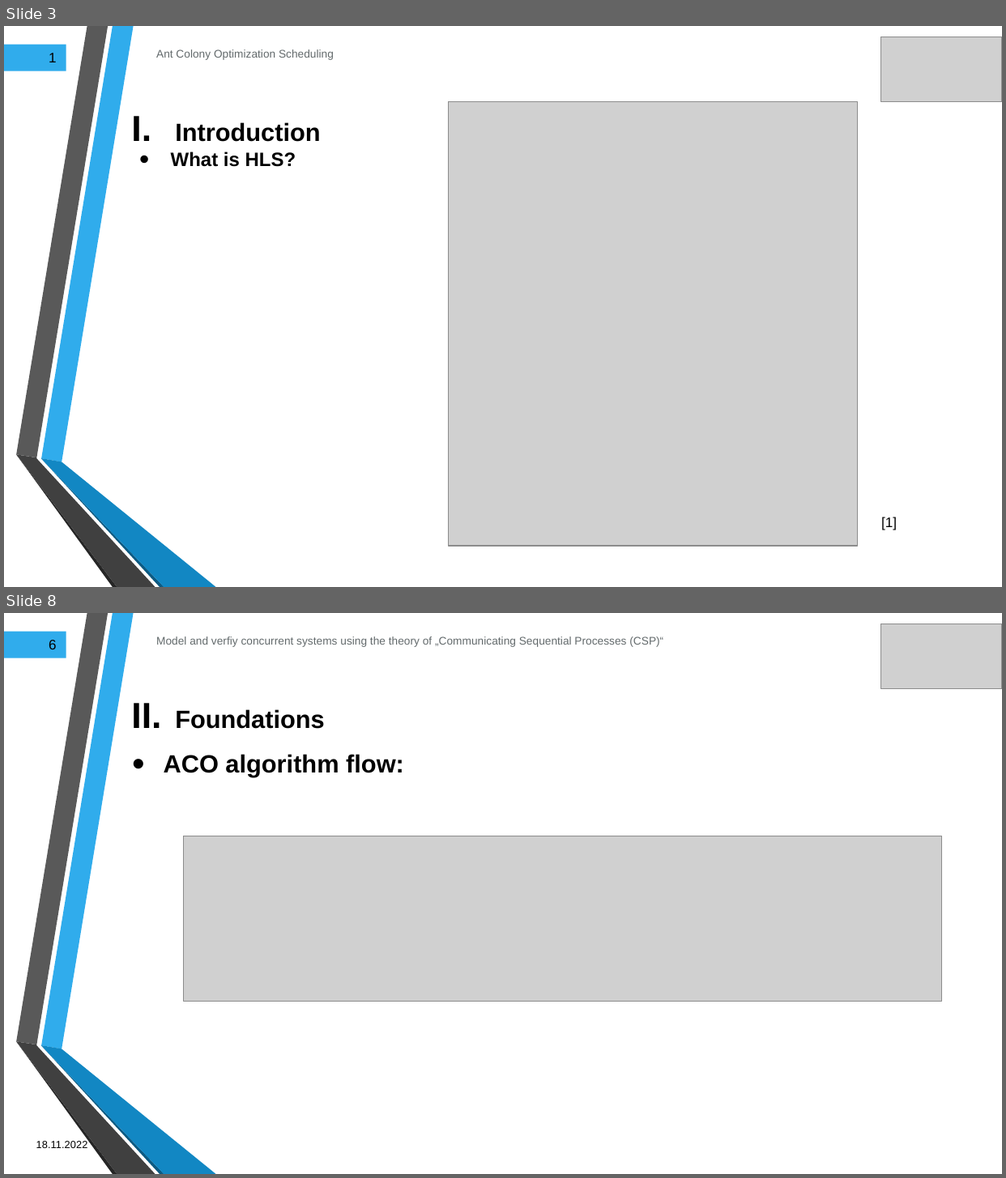
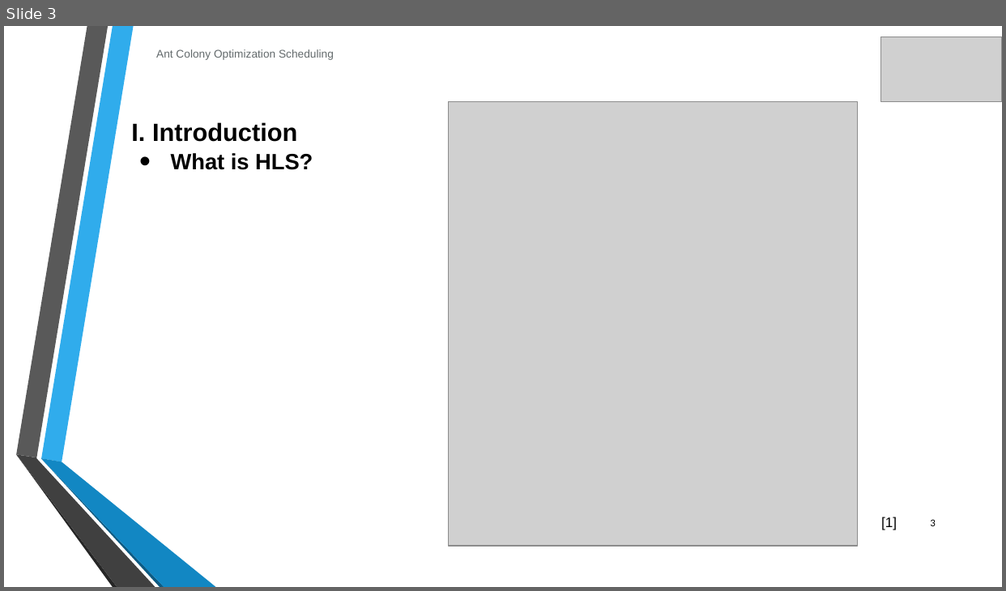
Before and after one commit to JaouaherBelgacem/Ant-Colony-Optimization, a slide deck: Final submission/Presentation/ACO presentation draft.pptx. Shown one above the other, each under a label of ours: slides 3 and 8 before the commit, slide 3 after it; the slides between them are not shown. The pictures are 1006x1178 and 1006x591 pixels, drawn with LibreOffice and Linux fonts; fonts in the diff are those of the drawing; grey boxes stand for pictures; background and template pictures are left out. Boxes give left, top, right and bottom in pixels: in the first picture for what was removed or moved away, otherwise in the second. Text is boxed around its words. In the diff, an @@ line names an element or a change of style, - is before the commit and + after.

```diff
--- a/Final submission/Presentation/ACO presentation draft.pptx
+++ b/Final submission/Presentation/ACO presentation draft.pptx
@@ slide 8 removed at (x1=4, y1=613, x2=1002, y2=1174), background picture (left out); not listed: 6 template elements that a slide beside it also shows @@
@@ rectangle removed at (x1=4, y1=631, x2=66, y2=658) @@
-6
@@ text removed at (x1=156, y1=636, x2=663, y2=647) @@
-Model and verfiy concurrent systems using the theory of „Communicating Sequential Processes (CSP)“
@@ picture removed at (x1=881, y1=624, x2=1002, y2=689) @@
@@ text removed at (x1=175, y1=709, x2=325, y2=729) @@
-II. Foundations
@@ text removed at (x1=164, y1=754, x2=404, y2=777) @@
-• ACO algorithm flow:
@@ picture removed at (x1=184, y1=837, x2=942, y2=1001) @@
@@ text removed at (x1=36, y1=1140, x2=88, y2=1148) @@
-18.11.2022
@@ slide 3 changed as well @@
@@ rectangle removed at (x1=4, y1=44, x2=66, y2=71) @@
-1
@@ text at (x1=131, y1=122, x2=297, y2=142): text changed @@
-I. Introduction
+I. Introduction
@@ text "What is HLS?" at (x1=171, y1=153, x2=313, y2=170): size 14 to 16 pt @@
@@ page number added at (x1=930, y1=519, x2=936, y2=527), 7.5 pt, text #000000 @@
+3
```
Also in this commit, not shown: 5 other slides changed, 7 slides added, 6 other slides removed, 1 other file.
